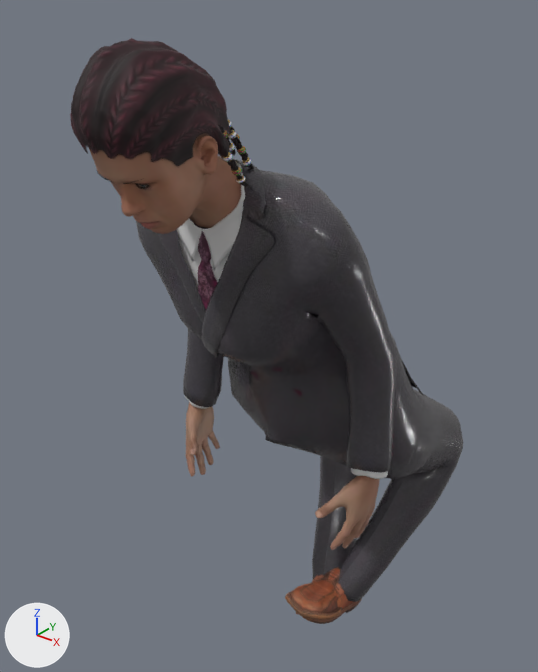
The glTF model assets/personaggi/realistici/crouch/donna-02.glb: old version first, new version second.
The view is the same before and after, from a camera (50 mm lens) standing at (0.74, -1.109, 1.435) and looking at (-0.082, -0.081, 0.798). Every picture has the same lights, and +X, +Y and +Z are marked at lower left. The first picture is the older version. Vertices at exactly the same position are counted once.

Names of what the first picture shows: 'Human', 'Human.elvs_braided_rows', 'Human.shoes01', 'Human.toigo_female_double-breasted_suit'.
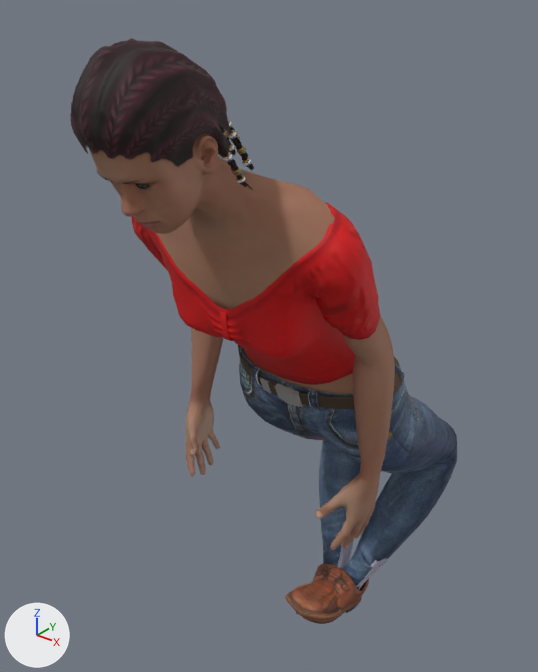
What differs and where, as boxes (x1, y1, x2, y2) in the pictures (538 x 672 px):
'Human.toigo_female_double-breasted_suit', deleted
    before: (136, 156, 463, 602)
'Human.punkduck_retro_top', added (red)
    after: (131, 203, 380, 385)
'Human.mindfront_female_trousers_1', added (blue)
    after: (238, 345, 457, 590)
part 1 of me_base, added
    after: (240, 347, 353, 394)
part 2 of me_base, added (brown)
    after: (157, 177, 395, 463)

The edits, one by one:
Picture 'vintagetop' (img_vintagetop) is new.
Picture 'vintagetop_normals' (img_vintagetop_normals) is new.
Picture 'F_Trousers_01' (img_f_trousers_01) is new.
Picture 'F_Trousers_01_NRM' (img_f_trousers_01_nrm) is new.
Material 'Human.punkduck_retro_top' (mat_human_punkduck_retro_top) is new.
Uses the picture img_vintagetop.
Uses the picture img_vintagetop_normals.
Material 'Human.mindfront_female_trousers_1' (mat_human_mindfront_female_trousers_1) is new.
Uses the picture img_f_trousers_01.
Uses the picture img_f_trousers_01_nrm.
me_base is used by ob_human; location (0.0, 0.0, -0.185).
me_base had 7670 vertices, 15212 faces and spanned x -0.223..0.223, y -0.523..-0.124, z 0.666..1.521.
me_base now has 8819 vertices, 17380 faces and spans x -0.226..0.226, y -0.523..0.053, z 0.666..1.521.
me_base part 1: a new loose piece of 190 vertices spanning x -0.168..0.168, y -0.154..0.053, z 0.898..1.031, in mat_human_body (picture img_harvey_midtoned_female_diffuse).
me_base part 2: 959 vertices added at x -0.226..0.226, y -0.327..-0.097, z 0.872..1.35.
Mesh me_vintagetop is new.
It has 1695 vertices, 3212 faces and spans x -0.23..0.23, y -0.315..0.012, z 0.946..1.323.
It uses material mat_human_punkduck_retro_top.
Mesh me_f_trousers_01 is new.
It has 1841 vertices, 3392 faces and spans x -0.205..0.203, y -0.155..0.34, z 0.236..1.007.
It uses material mat_human_mindfront_female_trousers_1.
Object 'Human.toigo_female_double-breasted_suit' (ob_human_toigo_female_double_breasted_suit) is deleted.
Object 'Human.punkduck_retro_top' (ob_human_punkduck_retro_top) is new; it shows me_vintagetop.
Its location is (0.0, 0.0, -0.185).
Object 'Human.mindfront_female_trousers_1' (ob_human_mindfront_female_trousers_1) is new; it shows me_f_trousers_01.
Its location is (0.0, 0.0, -0.185).
